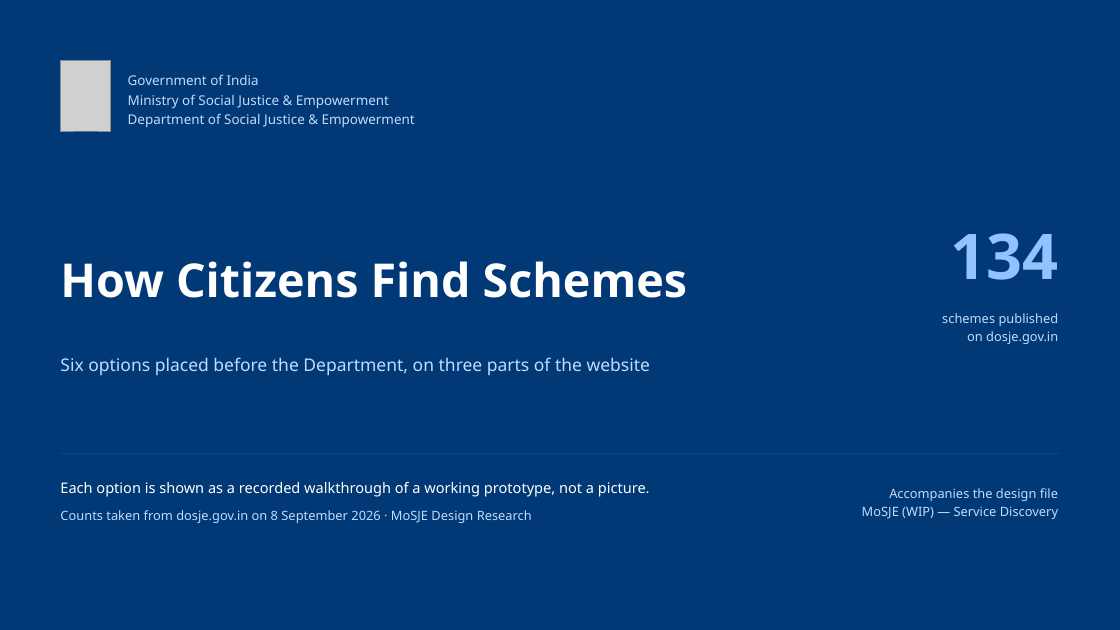
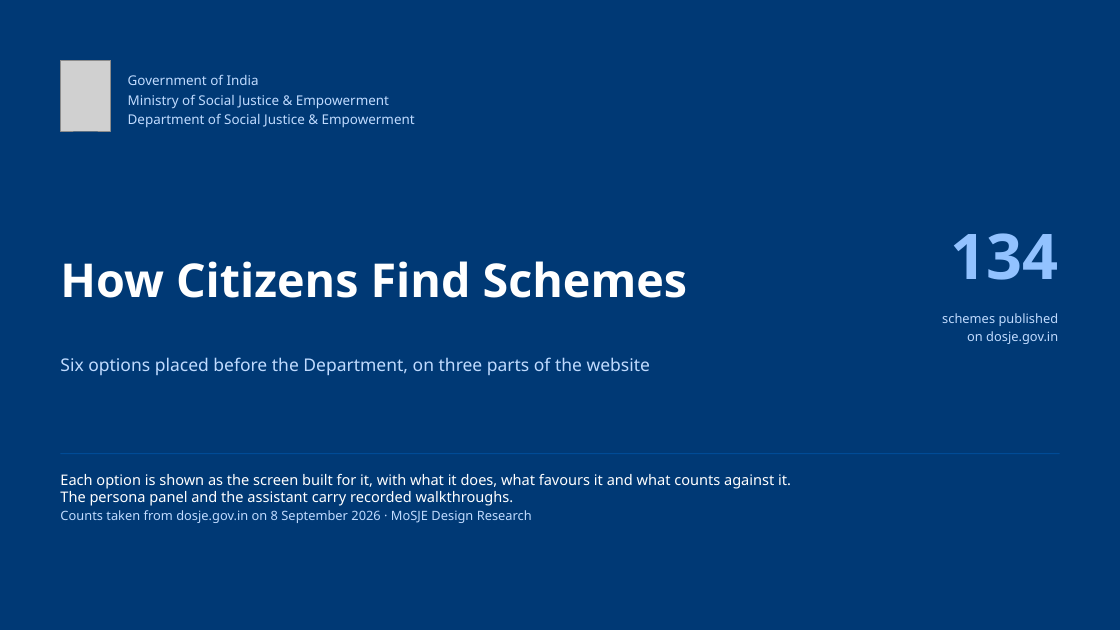
Before and after one commit to AkashShivanand/mosje, a slide deck: slide 1 of docs/plans/MoSJE-Service-Discovery-Options.pptx. Drawn at 1120x630 pixels with LibreOffice and Linux fonts; fonts in the diff are those of the drawing; grey boxes stand for pictures. Boxes give left, top, right and bottom in pixels: in the first picture for what was removed or moved away, otherwise in the second. Text is boxed around its words. In the diff, an @@ line names an element or a change of style, - is before the commit and + after.

Commit message:
ds(service-discovery): three persona marks were cut out and kept their matte
Sanitation work, Transgender person and Substance use were the only three of
the nine delivered flat: fully opaque, a #025FB8 ground baked in, and the
ragged white ring the cut-out left traced around each figure. Against six
DBIM marks that are transparent line art, they read as pale figures inside a
visible outline.

Keyed the ground out, took the matte ring with it, and re-derived alpha from
luminance on the curve the DBIM set itself uses — measured across sc, senior
and ngo: opaque at black, 128 at white, so the panel's own blue reads through
the fills as it does for the other six.

The deck now shows Option A as a recorded walkthrough of the built section
rather than a still of the Figma frame, so the panel is seen doing what the
page claims for it. Its media moved to assets/video/, which is where build.cjs
has always looked for it — the committed copy could not be rebuilt in place.

Not fixed, and not ours to fix here: the substance-use mark still draws a
young man mid-use. The DBIM library publishes nothing for any of these three
groups, so replacing them needs commissioned artwork.

```diff
--- a/docs/plans/MoSJE-Service-Discovery-Options.pptx
+++ b/docs/plans/MoSJE-Service-Discovery-Options.pptx
@@ text at [60, 474, 791, 506]: text changed @@
-Each option is shown as a recorded walkthrough of a working prototype, not a picture.
+Each option is shown as the screen built for it, with what it does, what favours it and what counts against it. The persona panel and the assistant carry recorded walkthroughs.
@@ text removed at [862, 488, 1058, 519] @@
-Accompanies the design file
-MoSJE (WIP) — Service Discovery
```
Also in this commit, not shown: 9 other slides changed, 2 slides removed, 18 other files.
